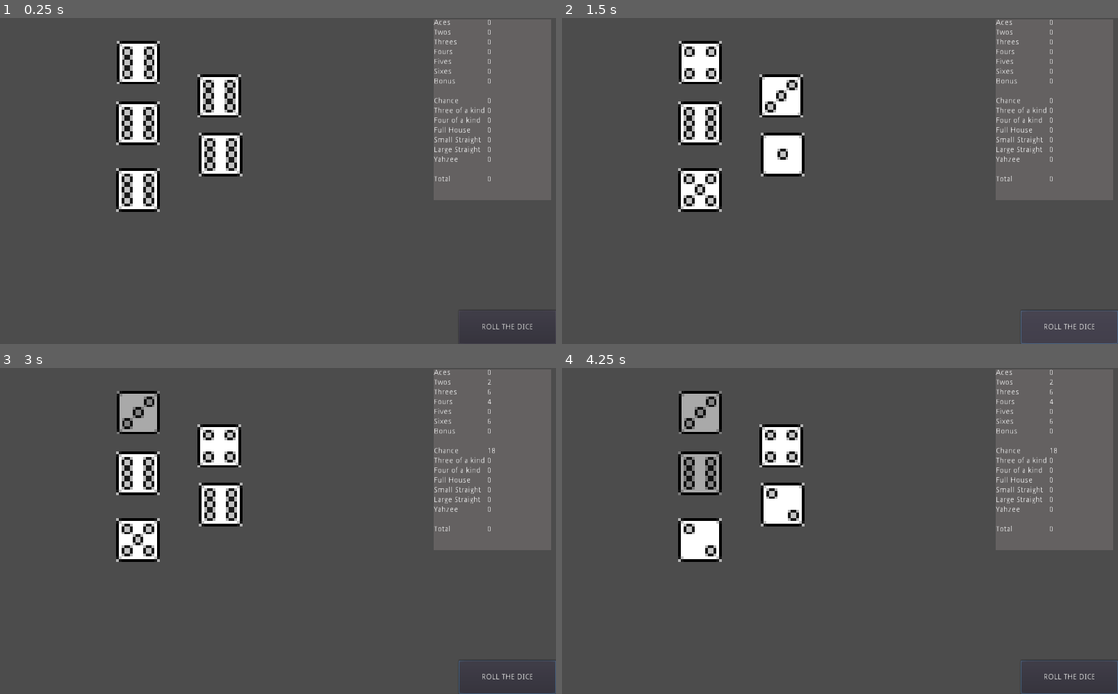
Above: before the commit, frames 1-4 (two rows, left to right).
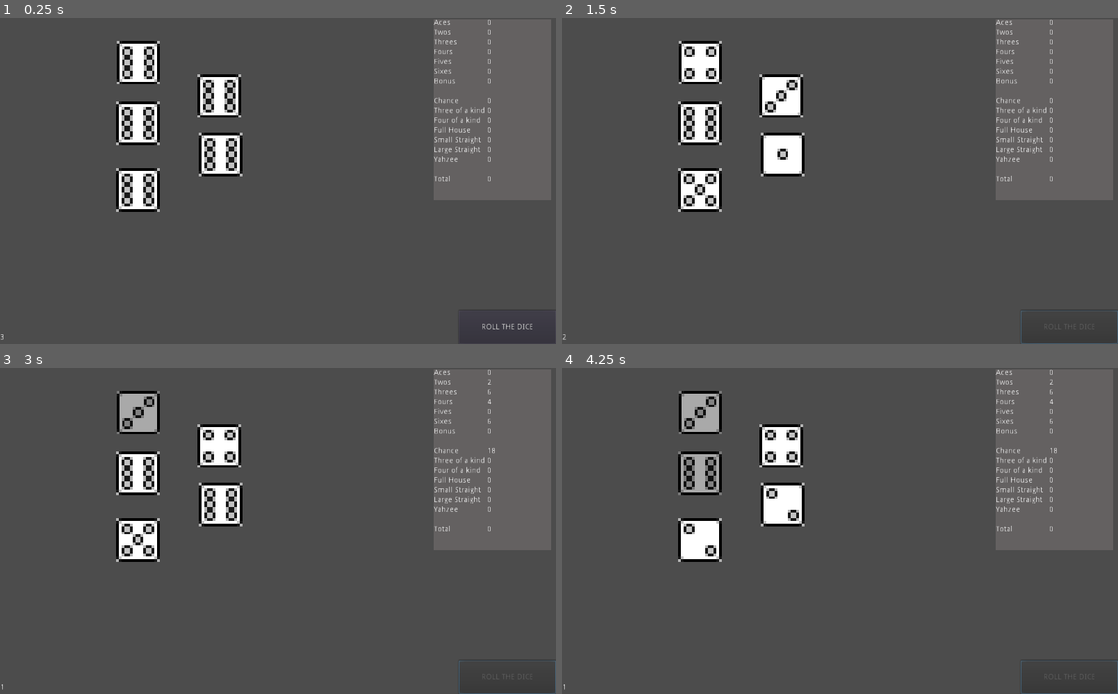
Above: after the commit, the same moments.

Repository: Rirdeg/Yahzee
Game: Godot game, scene res://Scenes/Board.tscn
Same seed, same stepped clock (60 frames per second), same inputs: the game is played once before the commit and once after it. The project has no main scene, so this scene is started directly.
Inputs (mouse positions are in pixels of both pictures, inside the frame that each line leads up to):
- Up to frame 1 (0.25 s): no input
- Up to frame 2 (1.5 s): click "ROLL THE DICE" at 0.5 s; click (1067, 327) at 1.25 s, where only the run before the commit has a clickable "ROLL THE DICE"
- Up to frame 3 (3 s): click (505, 677) at 2 s, where only the run before the commit has a clickable "ROLL THE DICE"; tap Enter (ui_accept) at 2.75, 2.85 s; move the mouse to (139, 413) at 2.77 s; click (139, 413) at 2.92 s
- Up to frame 4 (4.25 s): tap Enter (ui_accept) at 3.02, 3.32, 3.6, 3.77, 4.07 s; move the mouse to (701, 472) at 3.52 s; click (701, 472) at 3.67 s

The runs differ from the first frame. In frame 1, less than 0.1% of the frame differs, in the area x 0-1%, y 97-99%; in frame 2, less than 0.1%, in the area x 0-96%, y 93-99%; in frame 3, less than 0.1%; in frame 4, less than 0.1%.

Commit message:
Roll dice button
Added roll dice button to UI

Diff:
--- a/Scenes/Board.gd
+++ b/Scenes/Board.gd
@@ -7,25 +7,30 @@
 onready var die4 = $Dice/Die4
 onready var die5 = $Dice/Die5
 
+#Values of each individual die
 var results = [0,0,0,0,0]
-
+#array of the die gameobjects
 var dice = []
+var rolls_remaining = 3
 
 func _ready():
+	#populate the dice array
 	dice.append(die1)
 	dice.append(die2)
 	dice.append(die3)
 	dice.append(die4)
 	dice.append(die5)
+	$CanvasLayer/Label.text = str(rolls_remaining)
 
 func _process(delta):
+	#This function wont be required and should be removed as game logic is developed
 	if Input.is_action_just_pressed("ui_accept"):
 		update_results()
 		$Scoreboard.update_scoreboard(results)
 
 
-
 func update_results():
+	#This will update the results array with each die value
 	results[0] = $Dice/Die1.value
 	results[1] = $Dice/Die2.value
 	results[2] = $Dice/Die3.value
@@ -34,6 +39,17 @@
 
 
 func _on_Button_pressed():
-	for i in dice:
-		if not i.held:
-			i.start_rolling()
+	#attached to the roll die button
+	if rolls_remaining > 0:
+		$CanvasLayer/Button/RollTimer.start()
+		$CanvasLayer/Button.disabled = true
+		for i in dice:
+			if not i.held:
+				i.start_rolling()
+		rolls_remaining -= 1
+		$CanvasLayer/Label.text = str(rolls_remaining)
+
+
+func _on_RollTimer_timeout():
+	if rolls_remaining >0:
+		$CanvasLayer/Button.disabled = false
--- a/Scenes/Board.tscn
+++ b/Scenes/Board.tscn
@@ -269,9 +269,17 @@
 __meta__ = {
 "_edit_use_anchors_": false
 }
-[connection signal="finished_rolling" from="Dice/Die1" to="." method="_on_Die1_finished_rolling"]
-[connection signal="finished_rolling" from="Dice/Die2" to="." method="_on_Die2_finished_rolling"]
-[connection signal="finished_rolling" from="Dice/Die3" to="." method="_on_Die3_finished_rolling"]
-[connection signal="finished_rolling" from="Dice/Die4" to="." method="_on_Die4_finished_rolling"]
-[connection signal="finished_rolling" from="Dice/Die5" to="." method="_on_Die5_finished_rolling"]
+
+[node name="RollTimer" type="Timer" parent="CanvasLayer/Button"]
+wait_time = 2.1
+one_shot = true
+
+[node name="Label" type="Label" parent="CanvasLayer"]
+margin_top = 580.88
+margin_right = 40.0
+margin_bottom = 594.88
+__meta__ = {
+"_edit_use_anchors_": false
+}
 [connection signal="pressed" from="CanvasLayer/Button" to="." method="_on_Button_pressed"]
+[connection signal="timeout" from="CanvasLayer/Button/RollTimer" to="." method="_on_RollTimer_timeout"]
--- a/Scenes/Die.gd
+++ b/Scenes/Die.gd
@@ -5,15 +5,10 @@
 var sides = 6
 var held = false
 
-signal finished_rolling
 
 func _ready():
 	randomize()
 	current_frame = randi() % sides
-
-
-func _process(delta):
-	pass
 
 
 func start_rolling():
@@ -25,7 +20,6 @@
 func roll():
 	frame = randi() % sides
 	value = int(frame) + 1
-	emit_signal("finished_rolling")
 
 
 func _on_FrameSwitchTimer_timeout():
